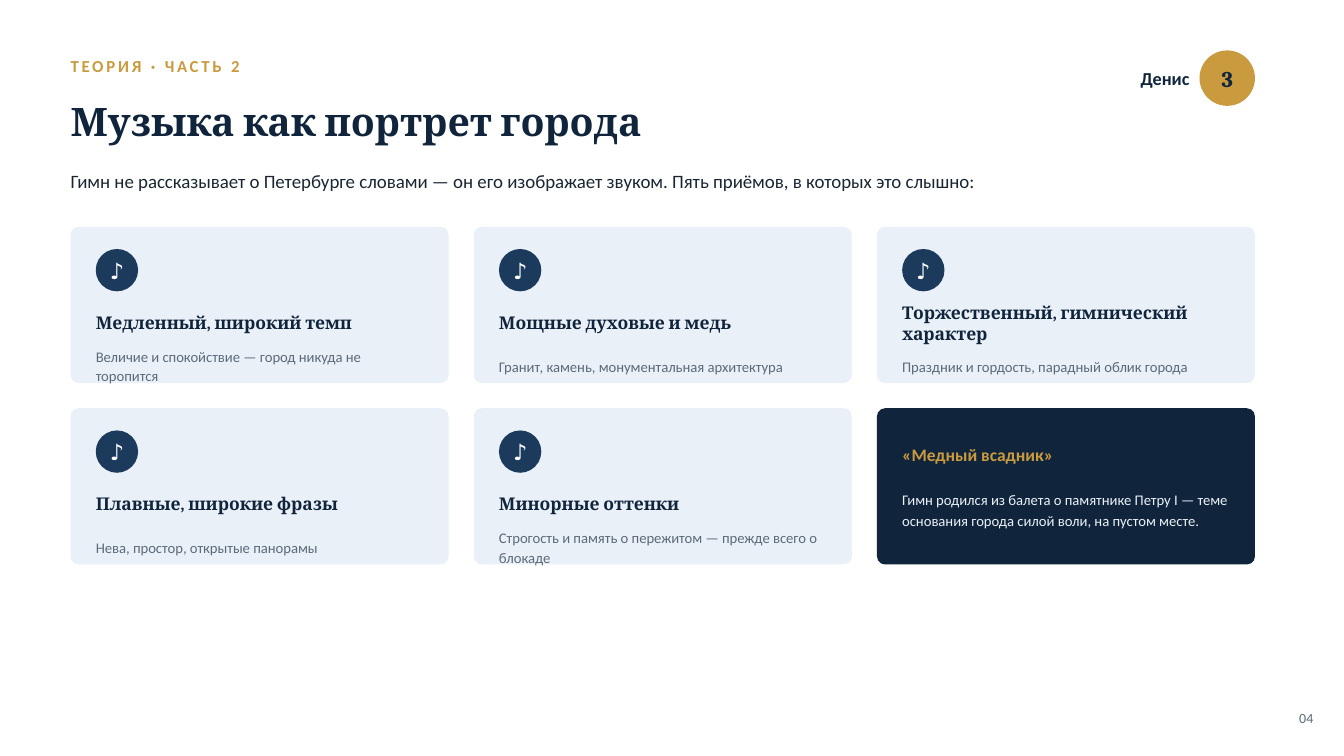
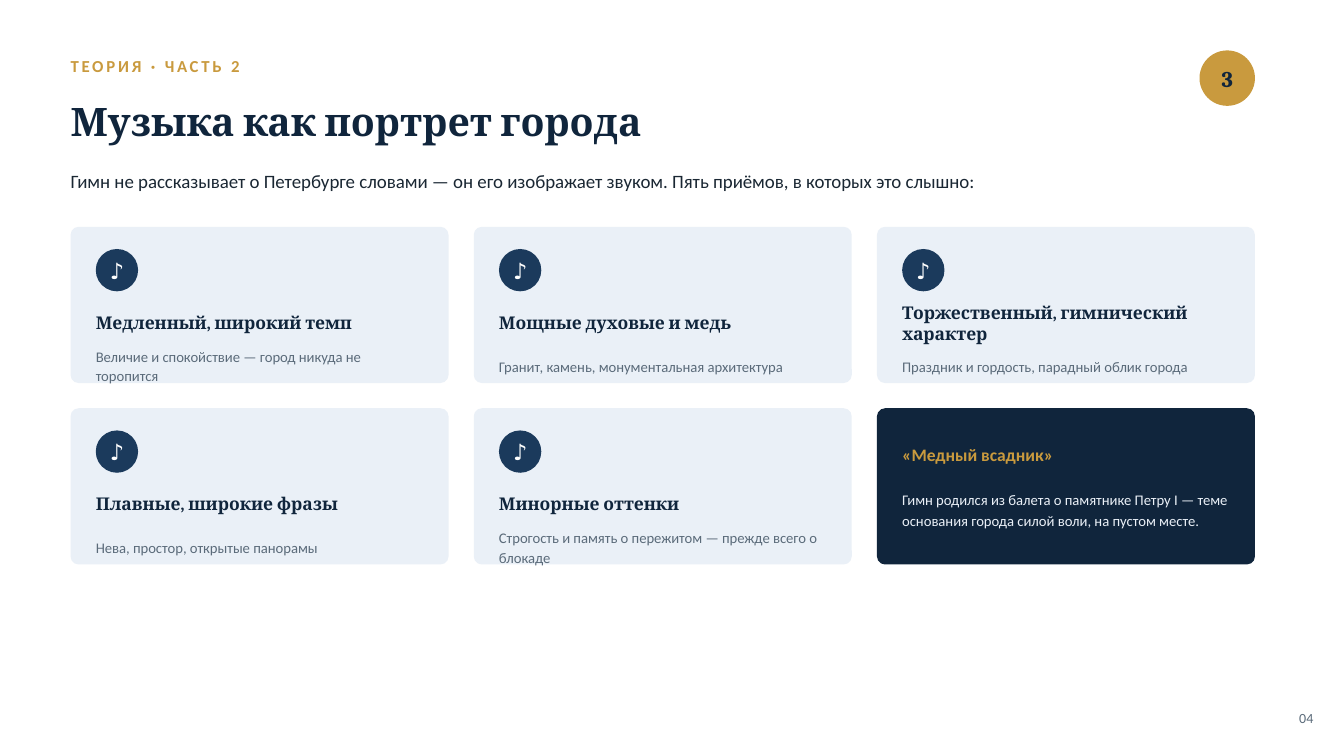
Before and after one commit to zxcozonofficial-dev/fluxtrap, a slide deck: slide 4 of Гимн_Санкт-Петербурга_презентация.pptx. Drawn at 1344x756 pixels with LibreOffice and Linux fonts; fonts in the diff are those of the drawing. Boxes give left, top, right and bottom in pixels: in the first picture for what was removed or moved away, otherwise in the second. Text is boxed around its words. In the diff, an @@ line names an element or a change of style, - is before the commit and + after.

```diff
--- a/Гимн_Санкт-Петербурга_презентация.pptx
+++ b/Гимн_Санкт-Петербурга_презентация.pptx
@@ text removed at <box>1141,73,1190,88</box> @@
-Денис
```
Also in this commit, not shown: 4 other slides changed, 3 other files.
